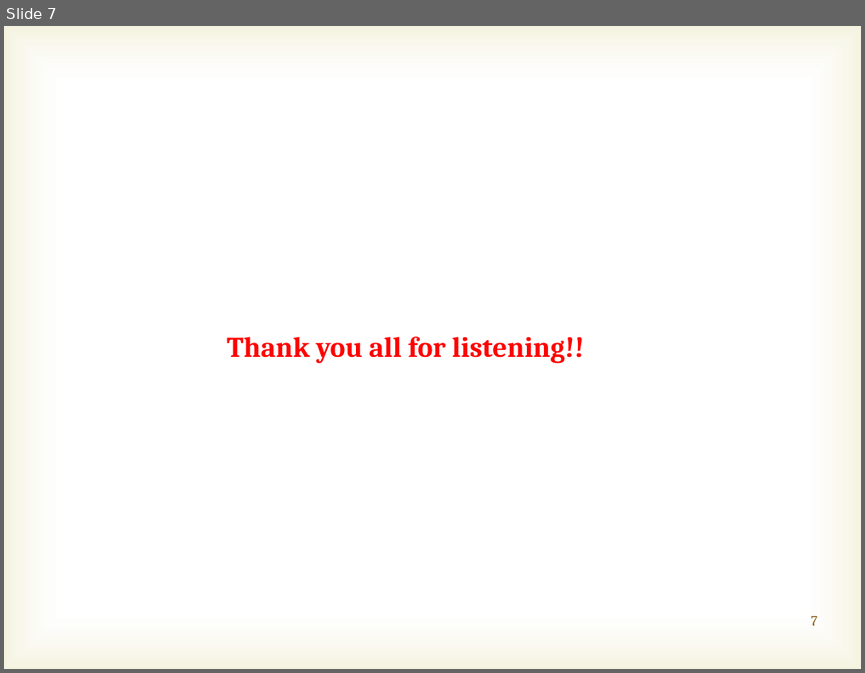
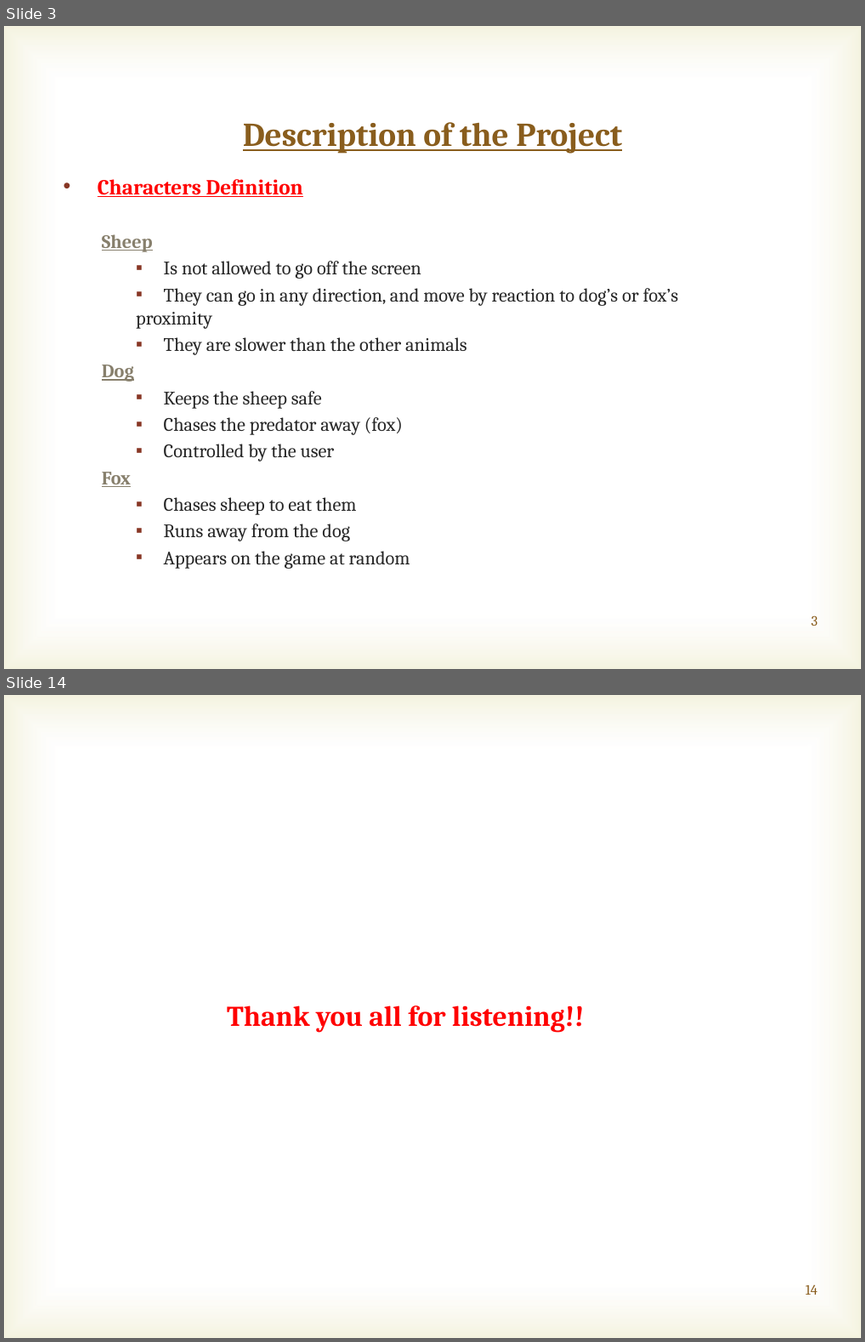
Before and after one commit to marcusvsilveira/lehman-android, a slide deck: Initial_presentation/Initial presentation.pptx. Shown one above the other, each under a label of ours: slide 7 before the commit, slides 3 and 14 after it; the slides between them are not shown. The pictures are 865x673 and 865x1342 pixels, drawn with LibreOffice and Linux fonts; fonts in the diff are those of the drawing; background and template pictures are left out. Boxes give left, top, right and bottom in pixels: in the first picture for what was removed or moved away, otherwise in the second. Text is boxed around its words. In the diff, an @@ line names an element or a change of style, - is before the commit and + after.

```diff
--- a/Initial_presentation/Initial presentation.pptx
+++ b/Initial_presentation/Initial presentation.pptx
@@ slide 3 added at <box>4,26,861,669</box>, background picture (left out); not listed: 1 template element that a slide beside it also shows @@
@@ title added at <box>243,122,622,154</box>, 28 pt, text #895D1D, bold, underline @@
+Description of the Project
@@ text added at <box>98,179,679,568</box>, 16 pt, text #262626 @@
+• Characters Definition
+  Sheep
+    ▪ Is not allowed to go off the screen
+    ▪ They can go in any direction, and move by reaction to dog’s or fox’s proximity
+    ▪ They are slower than the other animals
+  Dog
+    ▪ Keeps the sheep safe
+    ▪ Chases the predator away (fox)
+    ▪ Controlled by the user
+  Fox
+    ▪ Chases sheep to eat them
+    ▪ Runs away from the dog
+    ▪ Appears on the game at random
@@ page number added at <box>811,615,817,625</box>, 12 pt, text #895D1D @@
+3
@@ what was slide 7 is now slide 14 @@
@@ page number at <box>806,1284,817,1294</box>: text changed @@
-7
+14
```
Also in this commit, not shown: 6 slides changed, 6 other slides added.
